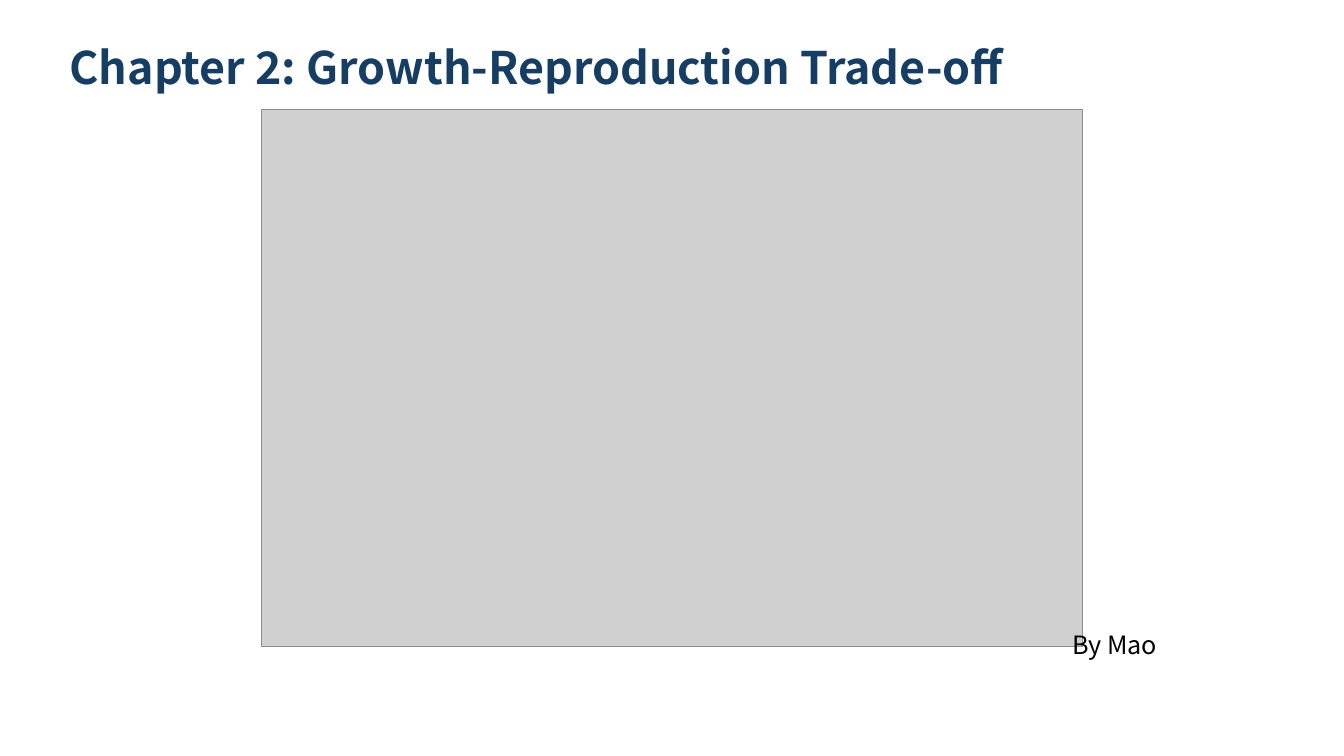
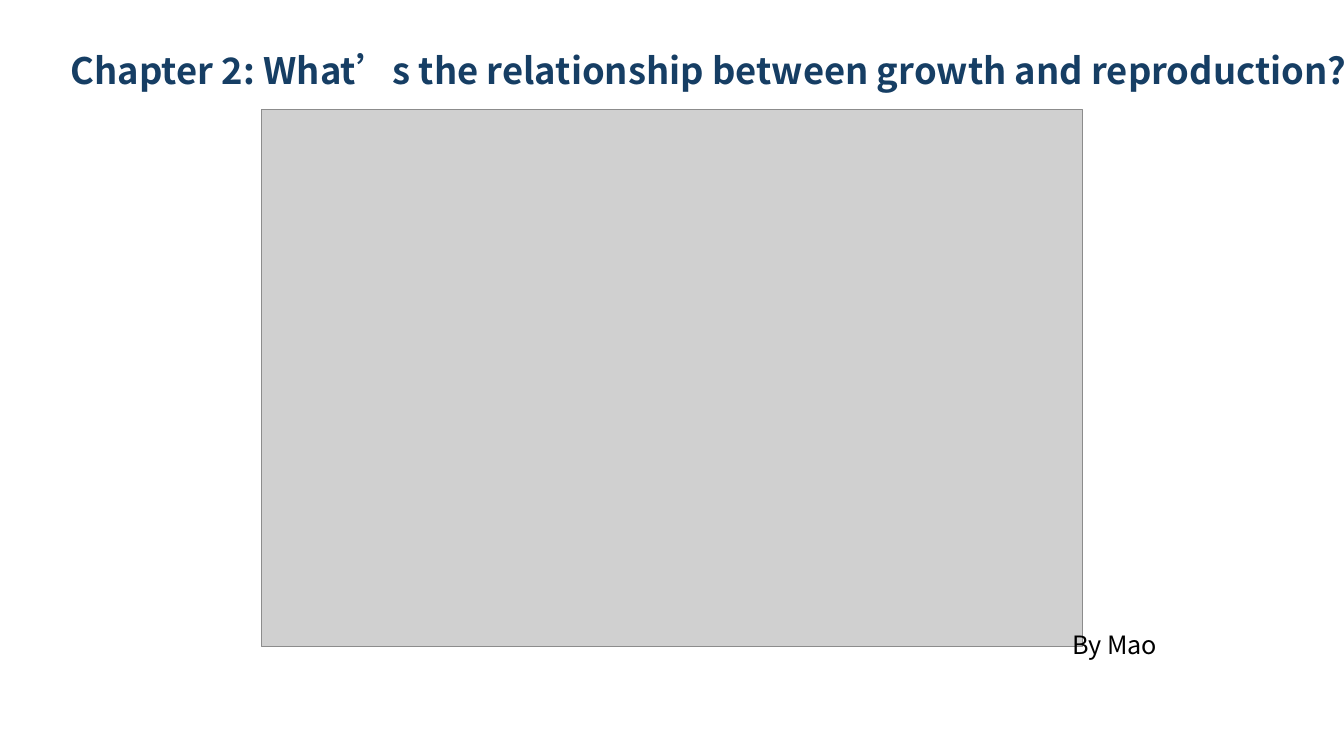
Before and after one commit to wangxm-forest/PhD, a slide deck: slide 16 of committee/secondCommitteeMeeting.pptx (slide 15 before the commit). Drawn at 1344x756 pixels with LibreOffice and Linux fonts; fonts in the diff are those of the drawing; grey boxes stand for pictures; background and template pictures are left out. Boxes give left, top, right and bottom in pixels: in the first picture for what was removed or moved away, otherwise in the second. Text is boxed around its words. In the diff, an @@ line names an element or a change of style, - is before the commit and + after.

```diff
--- a/committee/secondCommitteeMeeting.pptx
+++ b/committee/secondCommitteeMeeting.pptx
@@ text at [71,53,1344,93]: text changed; size 32 to 26 pt @@
-Chapter 2: Growth-Reproduction Trade-off
+Chapter 2: What’s the relationship between growth and reproduction?
```
Also in this commit, not shown: 14 other slides changed, 4 slides added, 1 other file.
